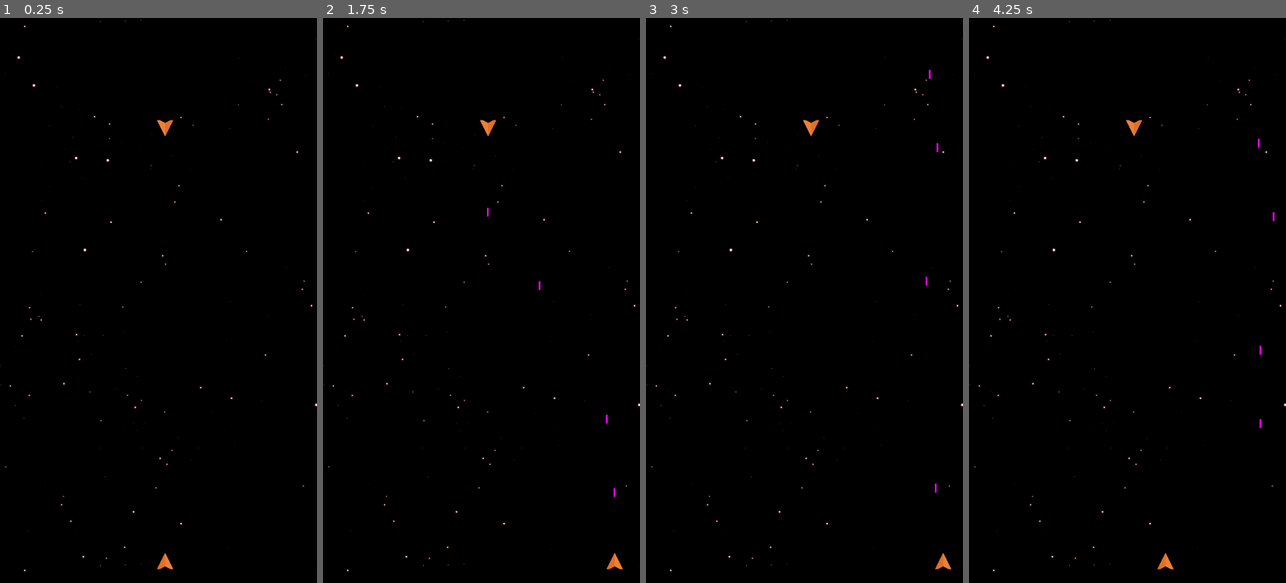
Above: before the commit, frames 1-4 (left to right).
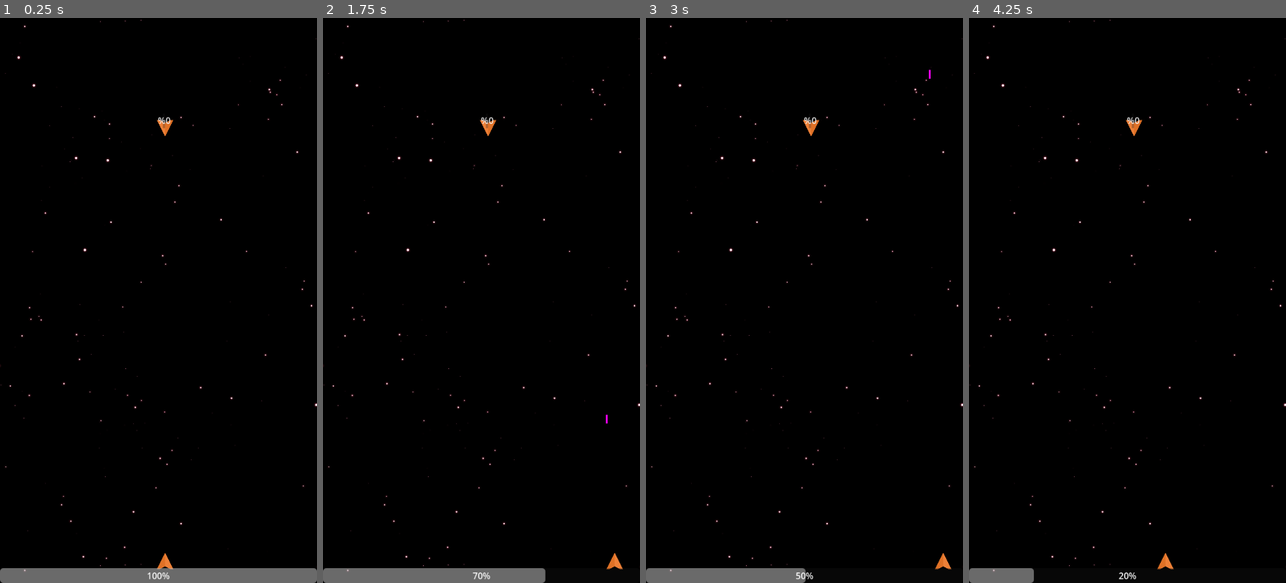
Above: after the commit, the same moments.

Repository: alpanka/SpaceShooter
Game: Godot game, scene res://scenes/main.tscn
The game is run twice, just before and just after one commit, with the same random seed, the same clock (stepped at 60 frames per second) and the same inputs.
Inputs:
- Up to frame 1 (0.25 s): no input
- Up to frame 2 (1.75 s): tap Enter (ui_accept) at 0.5, 0.77, 1.25, 1.52 s; hold Right (ui_right) 0.53-1.28 s; hold Left (ui_left) from 1.28 s (still down)
- Up to frame 3 (3 s): tap Enter (ui_accept) at 2, 2.75 s; release Left (ui_left) at 2.03 s; hold Right (ui_right) from 2.03 s (still down)
- Up to frame 4 (4.25 s): tap Enter (ui_accept) at 3.02, 3.5, 3.77 s; release Right (ui_right) at 3.53 s; hold Left (ui_left) from 3.53 s (still down)

The runs differ from the first frame. In frame 1, 2.7% of the frame differs, in the area x 0-100%, y 17-100%; in frame 2, 1.9%; in frame 3, 1.4%; in frame 4, 0.7%.

Commit message:
Player health bar

Diff:
--- a/globals/stats.gd
+++ b/globals/stats.gd
@@ -1,12 +1,17 @@
 extends Node
 
+## Window size properties
 var window_size: Vector2
 var window_x: int
 var window_y: int
 var window_margin: int = 50
 
+## Player stats
+var player_health: int
+
 
 func _ready() -> void:
+	## Set window size properties
 	window_size = DisplayServer.window_get_size()
 	window_x = int(window_size.x - window_margin)
 	window_y = int(window_size.y - window_margin)
--- a/modules/components/health_component.gd
+++ b/modules/components/health_component.gd
@@ -1,14 +1,22 @@
 class_name HealthComponent
 extends Area2D
 
-signal damage_received(health: int, damage: int)
+signal health_changed(health_new: int)
 
 @export var auto_define_collision: bool = false
 @onready var hurtbox_area: CollisionShape2D = $HurtboxArea
 
 var actor: CharacterBody2D
 var health_init: int 		# initial health
-var health_current: int		# current health
+var health_current: int:
+	set(value):
+		if health_current == value:
+			return
+
+		health_current = value
+		health_changed.emit(health_current)
+	get:
+		return health_current
 
 
 func _ready() -> void:
@@ -18,7 +26,6 @@
 ## Apply damage on health.
 func take_damage(damage_amount: int) -> void:
 	health_current = max(health_current - damage_amount, 0)
-	damage_received.emit(health_current, damage_amount)
 
 	## Die when health 0
 	if health_current == 0:
--- a/project.godot
+++ b/project.godot
@@ -30,6 +30,10 @@
 window/stretch/mode="canvas_items"
 window/stretch/scale_mode="integer"
 window/handheld/orientation=1
+
+[global_group]
+
+player=""
 
 [input]
 
--- a/scenes/enemies/enemy_base_scene.tscn
+++ b/scenes/enemies/enemy_base_scene.tscn
@@ -34,4 +34,8 @@
 [node name="Sprite2D" type="Sprite2D" parent="."]
 texture = ExtResource("1_23q1s")
 
+[node name="HealthBar" type="ProgressBar" parent="."]
+offset_right = 4.0
+offset_bottom = 27.0
+
 [editable path="Modules/HealthComponent"]
--- a/scenes/main.tscn
+++ b/scenes/main.tscn
@@ -1,12 +1,21 @@
-[gd_scene load_steps=5 format=3 uid="uid://bb5ahj2mb3xh3"]
+[gd_scene load_steps=6 format=3 uid="uid://bb5ahj2mb3xh3"]
 
 [ext_resource type="Texture2D" uid="uid://cpj5hmevlfui1" path="res://assets/Stars-Big_1_1_PC.png" id="1_83lgn"]
 [ext_resource type="Script" path="res://scenes/main.gd" id="1_qsd4e"]
+[ext_resource type="PackedScene" uid="uid://cnkyafupg4mds" path="res://scenes/user_interface/player_stats.tscn" id="2_dkeyp"]
 [ext_resource type="PackedScene" uid="uid://b82ayfrdh46yp" path="res://scenes/player/player_ship.tscn" id="3_1bexq"]
 [ext_resource type="PackedScene" uid="uid://dbwbnj5eoagvd" path="res://scenes/enemies/enemy_base_scene.tscn" id="4_e1e2o"]
 
 [node name="Main" type="Node2D"]
 script = ExtResource("1_qsd4e")
+
+[node name="GameUI" type="Control" parent="."]
+layout_mode = 3
+anchors_preset = 0
+offset_right = 40.0
+offset_bottom = 40.0
+
+[node name="PlayerStats" parent="GameUI" instance=ExtResource("2_dkeyp")]
 
 [node name="Stars" type="Sprite2D" parent="."]
 z_index = -10
--- a/scenes/player/player_ship.gd
+++ b/scenes/player/player_ship.gd
@@ -1,12 +1,24 @@
 class_name Player
 extends CharacterBody2D
 
-
+@export var health_component: HealthComponent
 @export var projectile: PackedScene = preload("res://scenes/projectiles/projectile_base_scene.tscn")
 
 @onready var nozzle_left: Marker2D = $Nozzle/NozzleLeft
 @onready var nozzle_center: Marker2D = $Nozzle/NozzleCenter
 @onready var nozzle_right: Marker2D = $Nozzle/NozzleRight
+
+
+var health_init: int = 100
+
+
+func _ready() -> void:
+	pass
+
+
+## Initial setup
+func _initialize_player() -> void:
+	pass
 
 
 ## Launch attack
--- a/scenes/player/player_ship.tscn
+++ b/scenes/player/player_ship.tscn
@@ -1,16 +1,21 @@
-[gd_scene load_steps=6 format=3 uid="uid://b82ayfrdh46yp"]
+[gd_scene load_steps=8 format=3 uid="uid://b82ayfrdh46yp"]
 
 [ext_resource type="Texture2D" uid="uid://d1pauytmy1kcg" path="res://assets/ship_orange.png" id="1_apcl5"]
 [ext_resource type="Script" path="res://scenes/player/player_ship.gd" id="1_u3g5p"]
 [ext_resource type="Script" path="res://modules/components_player/player_movement_component.gd" id="3_eho44"]
 [ext_resource type="Script" path="res://modules/components_player/player_input_controller.gd" id="3_f0ojm"]
+[ext_resource type="PackedScene" uid="uid://bgx5fsmnrhrmt" path="res://modules/components/health_component.tscn" id="4_k7swm"]
+
+[sub_resource type="CircleShape2D" id="CircleShape2D_8216d"]
+radius = 16.0
 
 [sub_resource type="RectangleShape2D" id="RectangleShape2D_afrhg"]
 size = Vector2(32, 32)
 
-[node name="PlayerShip" type="CharacterBody2D"]
+[node name="PlayerShip" type="CharacterBody2D" node_paths=PackedStringArray("health_component") groups=["player"]]
 collision_mask = 528
 script = ExtResource("1_u3g5p")
+health_component = NodePath("Modules/HealthComponent")
 
 [node name="Modules" type="Node2D" parent="."]
 
@@ -21,6 +26,12 @@
 
 [node name="PlayerMovementComponent" type="Node" parent="Modules"]
 script = ExtResource("3_eho44")
+
+[node name="HealthComponent" parent="Modules" instance=ExtResource("4_k7swm")]
+
+[node name="HurtboxArea" parent="Modules/HealthComponent" index="0"]
+position = Vector2(0, -15)
+shape = SubResource("CircleShape2D_8216d")
 
 [node name="Nozzle" type="Node2D" parent="."]
 position = Vector2(0, -1)
@@ -41,3 +52,5 @@
 [node name="Sprite2D" type="Sprite2D" parent="."]
 position = Vector2(0, -16)
 texture = ExtResource("1_apcl5")
+
+[editable path="Modules/HealthComponent"]
--- /dev/null
+++ b/scenes/user_interface/player_stats.gd
@@ -0,0 +1,20 @@
+class_name PlayerStatsUI
+extends CanvasLayer
+
+
+var player: Player
+
+
+func _ready() -> void:
+	_initialize_ui()
+
+
+## Initial setup
+func _initialize_ui() -> void:
+	player = get_tree().get_first_node_in_group("player")
+
+	player.health_component.health_changed.connect(_on_health_changed)
+
+
+func _on_health_changed(new_health: int) -> void:
+	%HealthBar.value = new_health
--- /dev/null
+++ b/scenes/user_interface/player_stats.tscn
@@ -0,0 +1,16 @@
+[gd_scene load_steps=2 format=3 uid="uid://cnkyafupg4mds"]
+
+[ext_resource type="Script" path="res://scenes/user_interface/player_stats.gd" id="1_obrgt"]
+
+[node name="PlayerStats" type="CanvasLayer"]
+script = ExtResource("1_obrgt")
+
+[node name="HealthBar" type="ProgressBar" parent="."]
+unique_name_in_owner = true
+anchors_preset = 12
+anchor_top = 1.0
+anchor_right = 1.0
+anchor_bottom = 1.0
+offset_top = -27.0
+grow_horizontal = 2
+grow_vertical = 0
Not shown, changed: todo.md
